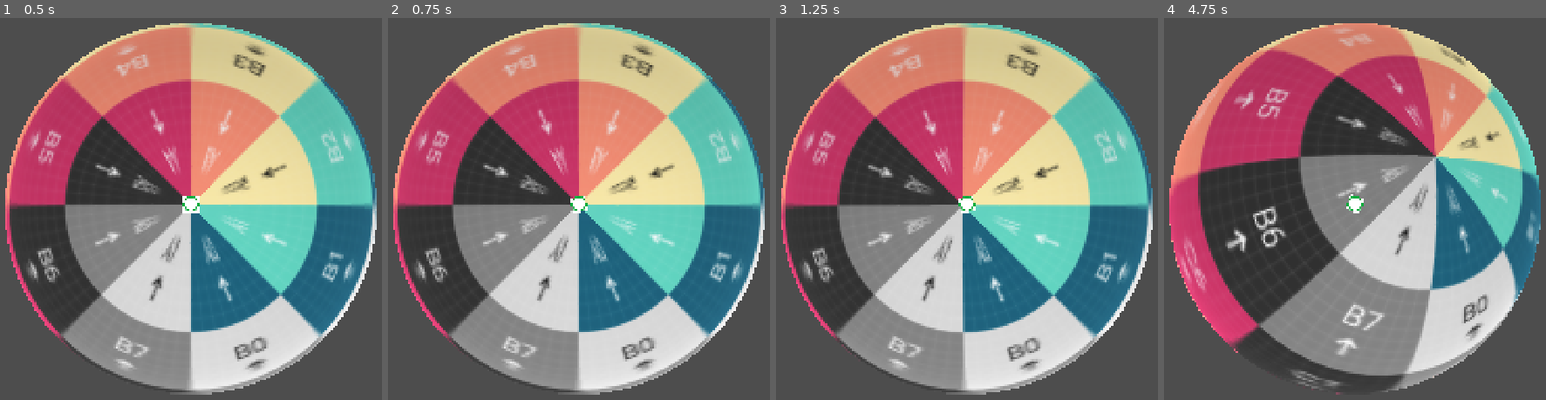
Above: before the commit, frames 1-4 (left to right).
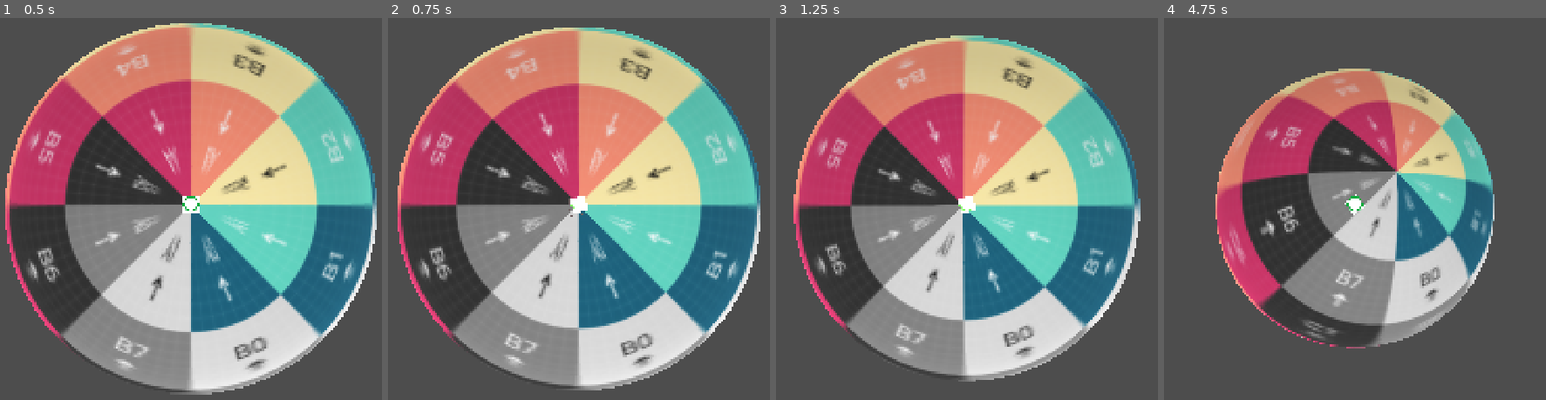
Above: after the commit, the same moments.

Repository: pgm-woutvande22/gamejam-juniperdev
Game: Godot game, scene res://scences/level.tscn
Two runs of this game, one before a commit and one after it. Both use one fixed random seed, a clock stepped at 60 frames per second and the inputs below.
Inputs (mouse positions are in pixels of both pictures, inside the frame that each line leads up to):
- Up to frame 1 (0.5 s): no input
- Up to frame 2 (0.75 s): tap Enter at 0.5 s; move the mouse to (731, 186) at 0.52 s; hold D (move_right) from 0.53 s (still down); hold Space from 0.53 s (still down); click (731, 186) at 0.67 s
- Up to frame 3 (1.25 s): keep holding D (move_right); keep holding Space
- Up to frame 4 (4.75 s): release D (move_right) at 1.25 s; release Space at 1.25 s; drag from (1213, 224) to (1320, 281) at 1.27 s; move the mouse to (1423, 117) at 2.02 s; hold D (move_right) 2.03-2.75 s; hold Space 2.03-2.75 s; drag from (1320, 281) to (outside the picture) at 2.77 s; move the mouse to (outside the picture) at 3.52 s; hold A (move_left) 3.53-4.25 s; hold Space 3.53-4.25 s; drag from (outside the picture) to (1251, 105) at 4.27 s

Frame 1 is identical in both runs. In frame 2, 12% of the frame differs, in the area x 1-99%, y 1-99%; in frame 3, 26%; in frame 4, 57%.

Commit message:
✨; added jump
space = jump

Diff:
--- a/scences/level.tscn
+++ b/scences/level.tscn
@@ -54,6 +54,44 @@
 [sub_resource type="QuadMesh" id="QuadMesh_pg4a6"]
 material = SubResource("ShaderMaterial_mjhmi")
 
+[sub_resource type="Gradient" id="Gradient_7l045"]
+colors = PackedColorArray(0.48766226, 0.48766214, 0.48766208, 1, 0.52, 0.52, 0.52, 0)
+
+[sub_resource type="GradientTexture1D" id="GradientTexture1D_cq5gf"]
+gradient = SubResource("Gradient_7l045")
+
+[sub_resource type="Curve" id="Curve_7l045"]
+_data = [Vector2(0.016778529, 0), 0.0, 0.0, 0, 0, Vector2(1, 1), 0.0, 0.0, 0, 0]
+point_count = 2
+
+[sub_resource type="CurveTexture" id="CurveTexture_pg4a6"]
+curve = SubResource("Curve_7l045")
+
+[sub_resource type="ParticleProcessMaterial" id="ParticleProcessMaterial_x8160"]
+emission_shape = 6
+emission_ring_axis = Vector3(0, 1, 0)
+emission_ring_height = 0.05
+emission_ring_radius = 2.0
+emission_ring_inner_radius = 0.2
+emission_ring_cone_angle = 90.0
+inherit_velocity_ratio = 6.0
+direction = Vector3(0, 1, 0)
+spread = 90.0
+gravity = Vector3(0, -1, 0)
+damping_min = 2.0
+damping_max = 4.0
+scale_curve = SubResource("CurveTexture_pg4a6")
+color_ramp = SubResource("GradientTexture1D_cq5gf")
+
+[sub_resource type="StandardMaterial3D" id="StandardMaterial3D_2mwew"]
+transparency = 1
+albedo_color = Color(0.43, 0.3698, 0.3698, 1)
+billboard_mode = 1
+
+[sub_resource type="QuadMesh" id="QuadMesh_3irxl"]
+material = SubResource("StandardMaterial3D_2mwew")
+size = Vector2(0.15, 0.15)
+
 [sub_resource type="StandardMaterial3D" id="StandardMaterial3D_cq5gf"]
 albedo_texture = ExtResource("2_qi052")
 
@@ -76,8 +114,12 @@
 turn_speed = 20.0
 accel_speed = 20.0
 friction = 1.0
-dash_distance = 10.0
+dash_distance = 2.0
+dash_duration = 0.2
 dash_cooldown = 2.0
+jump_height = 20.0
+jump_duration = 10.0
+jump_particles_path = NodePath("JumpDust")
 dash_particles_path = NodePath("DashParticles")
 dash_colors = Array[Color]([Color(1, 1, 1, 1), Color(1, 0, 0, 1), Color(0.9801654, 0.05025994, 0.3236682, 1), Color(0.9880797, 0.3052566, 0.040456824, 1)])
 dash_indicator_path = NodePath("DashIndicator")
@@ -110,6 +152,16 @@
 transform = Transform3D(2, 0, 0, 0, -8.742278e-08, 2, 0, -2, -8.742278e-08, 0, 3.033493, 0)
 mesh = SubResource("QuadMesh_pg4a6")
 
+[node name="JumpDust" type="GPUParticles3D" parent="Top" unique_id=2099577055]
+emitting = false
+amount = 40
+lifetime = 0.6
+one_shot = true
+explosiveness = 1.0
+trail_lifetime = 0.8
+process_material = SubResource("ParticleProcessMaterial_x8160")
+draw_pass_1 = SubResource("QuadMesh_3irxl")
+
 [node name="Planet" type="MeshInstance3D" parent="." unique_id=1564292905]
 transform = Transform3D(100, 0, 0, 0, 100, 0, 0, 0, 100, 0, 0, 0)
 material_override = SubResource("StandardMaterial3D_cq5gf")
--- a/scripts/top.gd
+++ b/scripts/top.gd
@@ -12,7 +12,10 @@
 @export var spin_visual_speed: float = 1080.0 # deg/sec, purely cosmetic
 @export var dash_distance: float = 12.0      # max surface distance a single dash covers
 @export var dash_duration: float = 0.18      # how long the dash burst lasts (lower = snappier)
-@export var dash_cooldown: float = 0.6       # min time between dashes
+@export var dash_cooldown: float = 0.6       # min time between dashes/jumps (shared)
+@export var jump_height: float = 3.0         # peak height above the surface during a jump
+@export var jump_duration: float = 0.45      # time for the full up-and-down jump arc
+@export var jump_particles_path: NodePath    # optional GPUParticles3D (one_shot) dust ring on takeoff
 @export var dash_particles_path: NodePath    # optional GPUParticles3D trail dropped behind the top while dashing
 @export var dash_colors: Array[Color] = []   # palette tinted into the trail per dash; empty = random hue
 @export var dash_indicator_path: NodePath    # optional flat ring (PlaneMesh + dash_indicator.gdshader) showing cooldown
@@ -30,12 +33,15 @@
 var dash_axis: Vector3 = Vector3.ZERO        # fixed great-circle axis the active dash rotates around
 var dash_angular_speed: float = 0.0          # radians/sec the active dash rotates the position vector
 var prev_rmb: bool = false                   # last frame's right-mouse state, for edge detection
+var jump_time_left: float = 0.0              # >0 while a jump arc is in progress
+var prev_jump: bool = false                  # last frame's jump-key state, for edge detection
 
 @onready var mesh: Node3D = $TopMesh
 @onready var camera: Camera3D = get_node_or_null(camera_path)
 @onready var light: DirectionalLight3D = get_node_or_null(light_path)
 @onready var dash_particles: GPUParticles3D = get_node_or_null(dash_particles_path)
 @onready var dash_indicator: MeshInstance3D = get_node_or_null(dash_indicator_path)
+@onready var jump_particles: GPUParticles3D = get_node_or_null(jump_particles_path)
 
 func _ready() -> void:
 	var planet := get_node(planet_path)
@@ -64,6 +70,8 @@
 
 	if dash_cooldown_left > 0.0:
 		dash_cooldown_left -= delta
+	if jump_time_left > 0.0:
+		jump_time_left -= delta
 	_update_dash_indicator()
 
 	# --- right click: start a dash toward the cursor (quick burst, not affected by friction/accel) ---
@@ -71,6 +79,15 @@
 	if rmb and not prev_rmb and dash_time_left <= 0.0 and dash_cooldown_left <= 0.0:
 		_start_dash(up)
 	prev_rmb = rmb
+
+	# --- jump: hop off the surface in a radial arc; shares the dash cooldown ---
+	var jump := _jump_pressed()
+	if jump and not prev_jump and dash_time_left <= 0.0 and jump_time_left <= 0.0 and dash_cooldown_left <= 0.0:
+		jump_time_left = jump_duration
+		dash_cooldown_left = dash_cooldown
+		if jump_particles != null:
+			jump_particles.restart()   # one-shot dust ring kicks off at takeoff
+	prev_jump = jump
 
 	# --- while dashing, override normal movement: rotate along the fixed great-circle axis ---
 	if dash_time_left > 0.0:
@@ -145,8 +162,25 @@
 	# --- trail is dash-only (see the dash branch above); keep it off during normal movement ---
 	_set_trail(false)
 
+	# --- jump: lift the top off the surface along the normal by a parabolic arc. set absolutely
+	#     (not added) so it can't accumulate and lands exactly back on the surface when done ---
+	global_position = planet_center + up * (radius + _jump_offset())
+
 	_update_camera(up)   # follow the top every frame, recentering immediately (no lag = no spiral)
 	_update_light(up)
+
+func _jump_offset() -> float:
+	# height above the surface for the current frame of the jump: a smooth 0 -> peak -> 0 arc
+	if jump_time_left <= 0.0:
+		return 0.0
+	var t := clampf(1.0 - jump_time_left / maxf(jump_duration, 0.001), 0.0, 1.0)
+	return jump_height * sin(PI * t)
+
+func _jump_pressed() -> bool:
+	# use a "jump" input action if the project defines one, else fall back to the spacebar
+	if InputMap.has_action("jump"):
+		return Input.is_action_pressed("jump")
+	return Input.is_key_pressed(KEY_SPACE)
 
 func _update_dash_indicator() -> void:
 	# fill the ring as the cooldown recharges: 0 right after a dash, 1.0 when ready again
